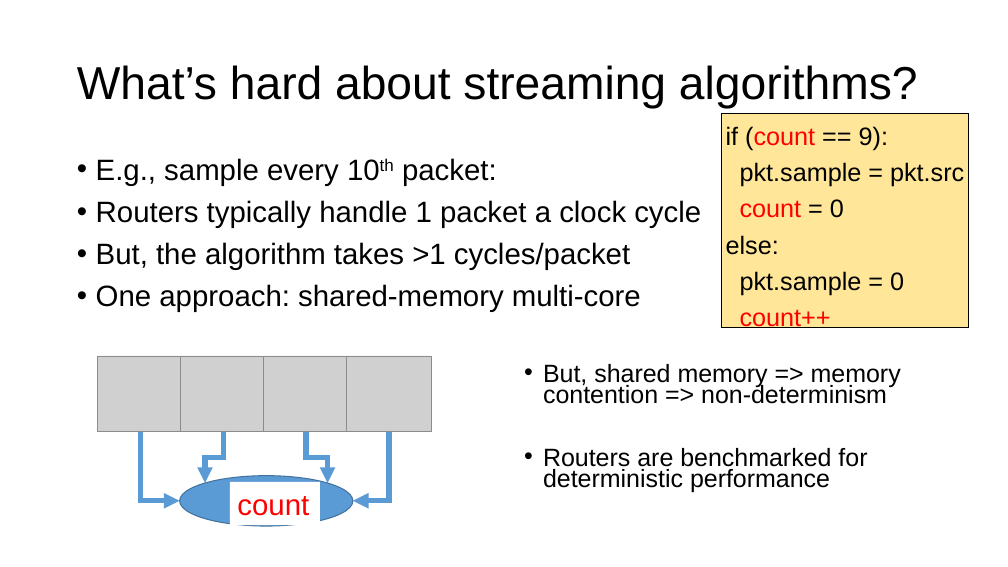
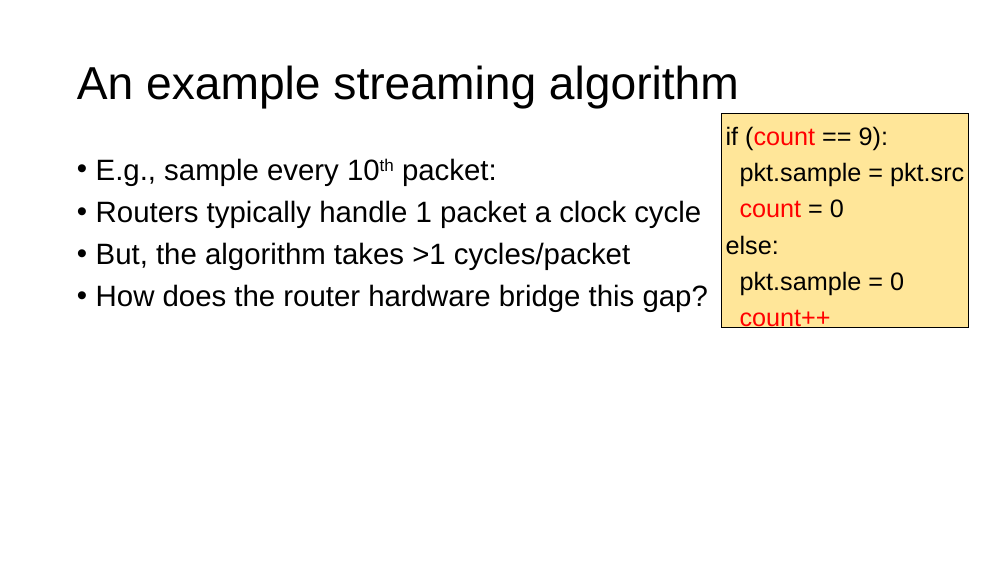
Before and after one commit to anirudhSK/pifo-domino-marple-ppts, a slide deck: slide 25 of combined_domino_pifo.pptx. Drawn at 1008x567 pixels with LibreOffice and Linux fonts; fonts in the diff are those of the drawing; grey boxes stand for pictures. Boxes give left, top, right and bottom in pixels: in the first picture for what was removed or moved away, otherwise in the second. Text is boxed around its words. In the diff, an @@ line names an element or a change of style, - is before the commit and + after.

```diff
--- a/combined_domino_pifo.pptx
+++ b/combined_domino_pifo.pptx
@@ title at (77, 65, 739, 109): text changed @@
-What’s hard about streaming algorithms?
+An example streaming algorithm
@@ text at (96, 284, 708, 312): text changed @@
-• One approach: shared-memory multi-core
+• How does the router hardware bridge this gap?
@@ text removed at (543, 364, 901, 493) @@
-• But, shared memory => memory contention => non-determinism
-• Routers are benchmarked for deterministic performance
@@ group removed at (98, 356, 431, 526): 4 pictures, 4 elbow arrows, 1 ellipse @@
-Shared Memory
@@ rectangle removed at (230, 482, 320, 526) @@
-count
```
Also in this commit, not shown: 1 other slide changed, 3 slides added, 7 slides removed.
